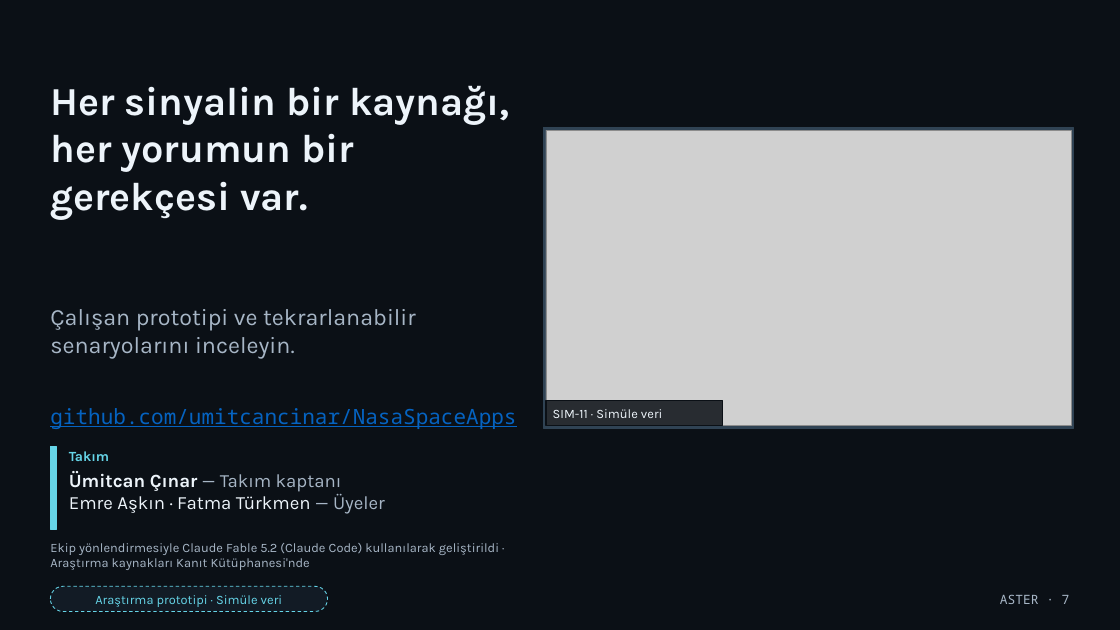
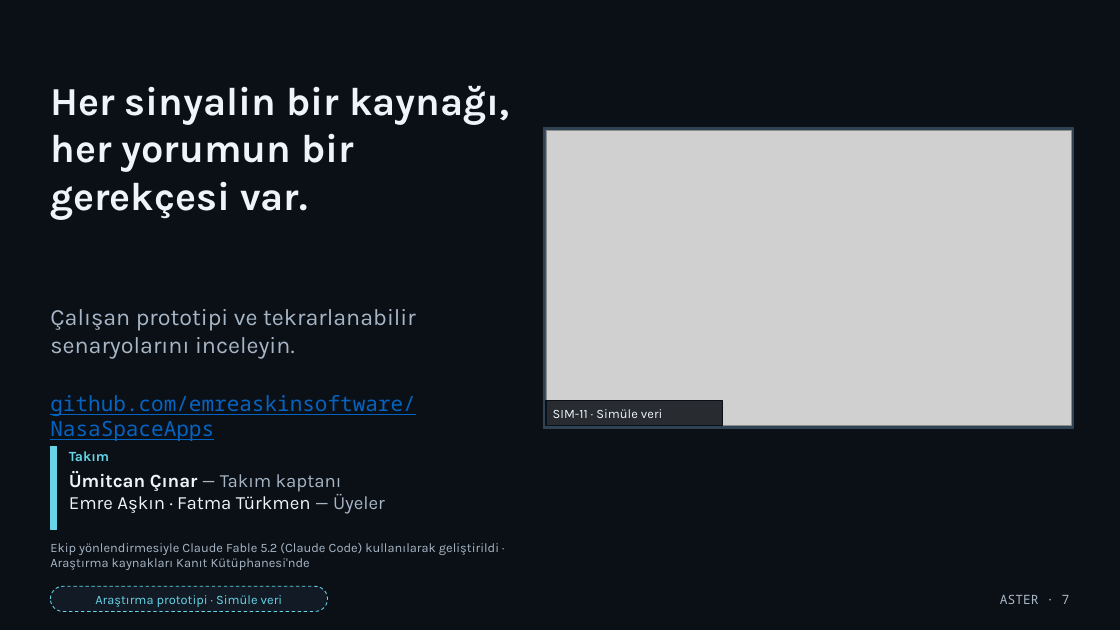
Before and after one commit to emreaskinsoftware/NasaSpaceApps, a slide deck: slide 7 of deliverables/presentation/ASTER_Kisa_Sunum_TR.pptx. Drawn at 1120x630 pixels with LibreOffice and Linux fonts; fonts in the diff are those of the drawing; grey boxes stand for pictures. Boxes give left, top, right and bottom in pixels: in the first picture for what was removed or moved away, otherwise in the second. Text is boxed around its words. In the diff, an @@ line names an element or a change of style, - is before the commit and + after.

```diff
--- a/deliverables/presentation/ASTER_Kisa_Sunum_TR.pptx
+++ b/deliverables/presentation/ASTER_Kisa_Sunum_TR.pptx
@@ text at box(50, 395, 415, 441): text changed @@
-github.com/umitcancinar/NasaSpaceApps
+github.com/emreaskinsoftware/NasaSpaceApps
```
Also in this commit, not shown: 25 other files.
